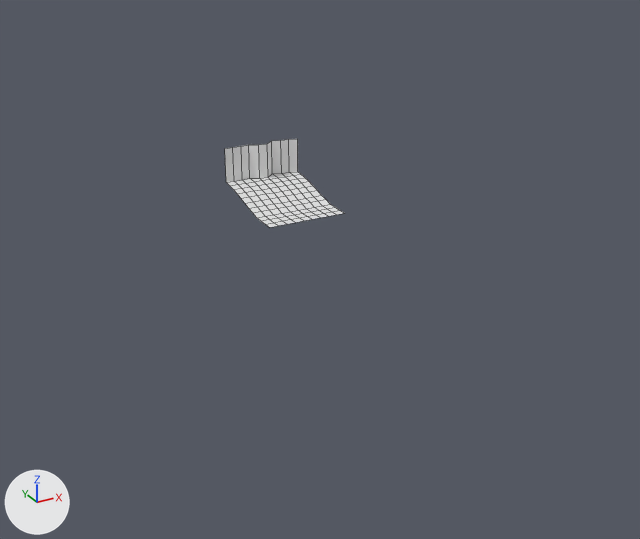
Two versions of the Blender file Assets/Levels/BeachLevel.blend, one commit apart.
Camera for both pictures: a 50 mm lens placed at (-73.7, -150.7, 58.7), pointed at (0.5, -15.8, -8.8). The lights are fixed; the arrows at lower left show +X, +Y and +Z. Mesh edges are drawn as thin lines.
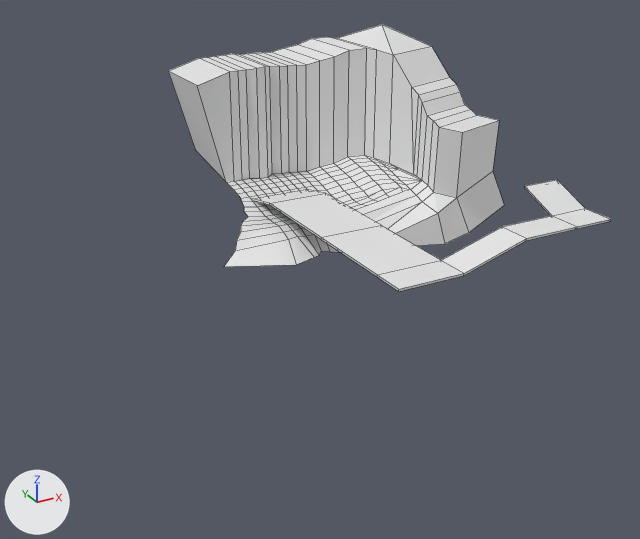
Commit message: continued design of level one!

Diff of the bpy script that builds the scene:
```diff
--- a/Assets/Levels/BeachLevel.blend.py
+++ b/Assets/Levels/BeachLevel.blend.py
@@ me_grid @@
 # used by ob_grid; location = (0.0, 0.0, 0.0); scale = (2.0, 2.0, 2.0)
-me_grid.from_pydata(...)  # 130 vertices, 108 faces; spans x -4.0..4.0, y -6.0..4.35, z 0.0..5.0
+me_grid.from_pydata(...)  # 320 vertices, 293 faces; spans x -27.93..20.67, y -25.88..12.35, z -28.35..15.51
+# me_grid part 1: a new loose piece of 37 vertices spanning x -3.0..18.12, y -25.88..0.0, z 0.6..4.9
+# me_grid part 2
+# 1 vertex is removed from x 4.0, y 3.75, z 5.0
+# 2 faces are deleted
+# 6 vertices in x -3.11..3.11, y 4.0..4.35, z 5.0 move by (0.0, 0.0, 7.5)
+# 10 vertices move from x -4.0..0.44, y -6.0..4.0, z 0.0..5.0 to x -6.66..0.44, y -5.35..12.02, z -0.14..12.75
+# 81 vertices are added at x -9.42..20.67, y -11.67..12.0, z -2.72..15.51
+# 9 new vertices lie (0.0, -1.0, -0.25) away from vertices in x -3.11..4.0, y -6.0, z 0.0
+# 8 new vertices lie (0.0, 8.0, 0.0) away from vertices in x -3.11..3.11, y 3.5..4.35, z 5.0
+# 7 new vertices lie (0.9, -0.29, 0.0) away from vertices in x 4.0, y -3.11..3.75, z 0.0..1.5
+# 7 new vertices lie (1.25, -0.5, 0.4) away from vertices in x 4.9, y -3.4..3.46, z 0.0..1.5
+# 6 new vertices lie (1.33, -0.6, 0.34) away from vertices in x 6.15, y -3.9..2.96, z 0.4..1.9
+# 5 new vertices lie (1.46, -0.43, 0.6) away from vertices in x 7.48, y -3.61..2.36, z 0.99..2.24
+# 5 new vertices lie (0.0, 0.0, 11.0) away from vertices in x 4.0..8.94, y 1.93..3.75, z 1.5..2.84
+# 5 new vertices lie (1.54, -0.85, 0.17) away from vertices in x 8.94, y -4.04..1.93, z 1.59..13.84
+# 6 new vertices lie (0.0, 8.0, 0.0) away from vertices in x 4.0..10.48, y 1.08..3.75, z 12.5..14.01
+# 6 new vertices lie (0.52, -1.0, -0.05) away from vertices in x 10.48, y -4.89..9.08, z 1.76..14.01
+# 8 new vertices lie (6.0, 2.0, 0.0) away from vertices in x 11.67..13.95, y -10.6..-1.92, z 7.74..13.76
+# 152 new faces join them
```

Pixel boxes (x1, y1, x2, y2) of what changed, in the pictures (640 x 539 px):
'Grid', reshaped
    before: (225, 139, 344, 227)
    after: (168, 24, 611, 292)
part 1 of me_grid, added
    after: (253, 180, 611, 292)
part 2 of me_grid, built on
    before: (225, 139, 298, 227)
    after: (168, 24, 504, 267)
